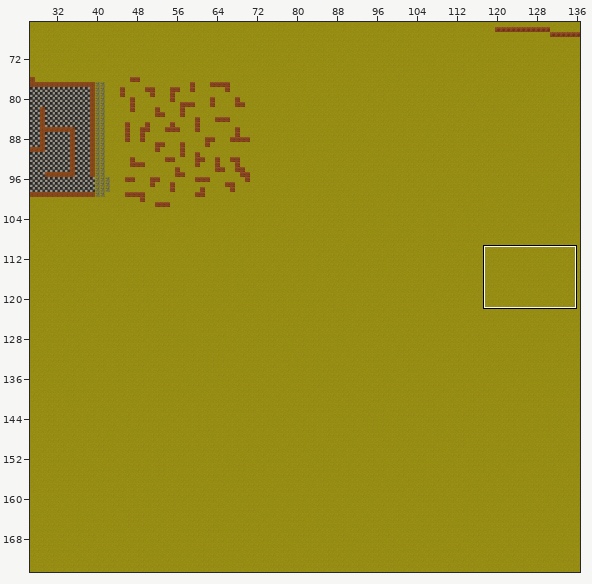
Two versions of a level (Tiled map, assets/Map/myProject.tmx). The picture above shows the old version from afar; the outline marks the close-up.
Close-up. Before the commit:
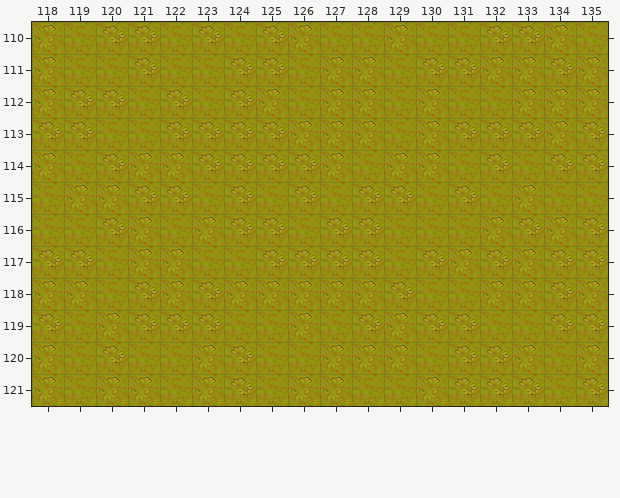
Cells are 32x32 px. Shown: x 118..135, y 110..121. The commit also changed other parts of the map, which this record leaves out.
Once edited:
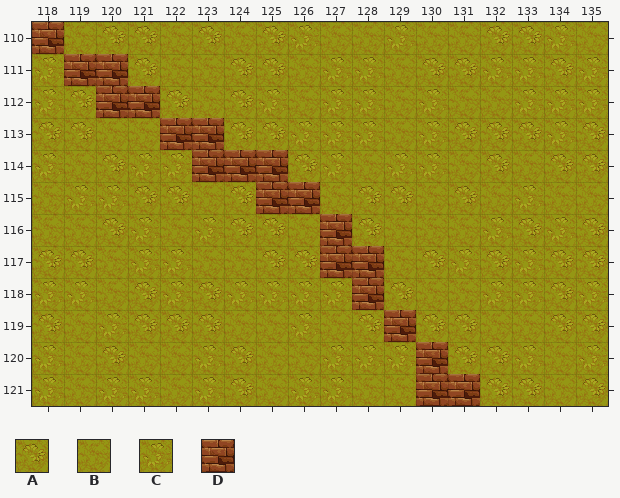
Key: from "tileset": A 4, B 5, C 11, D 23.
_ is an empty cell.
The edit:
{"where": "layer \"Grass\""}
{"y":110,"x":118,"old":"C","new":"D"}
{"y":111,"x":119,"old":"BB","new":"DD"}
{"y":112,"x":120,"old":"AB","new":"DD"}
{"y":113,"x":122,"old":"AA","new":"DD"}
{"y":114,"x":123,"old":"AAA","new":"DDD"}
{"y":115,"x":125,"old":"BA","new":"DD"}
{"y":116,"x":127,"old":"A","new":"D"}
{"y":117,"x":127,"old":"AA","new":"DD"}
{"y":118,"x":128,"old":"C","new":"D"}
{"y":119,"x":129,"old":"C","new":"D"}
{"y":120,"x":130,"old":"B","new":"D"}
{"y":121,"x":130,"old":"CA","new":"DD"}
{"label":"changed","picture_box":[32,22,480,406]}
